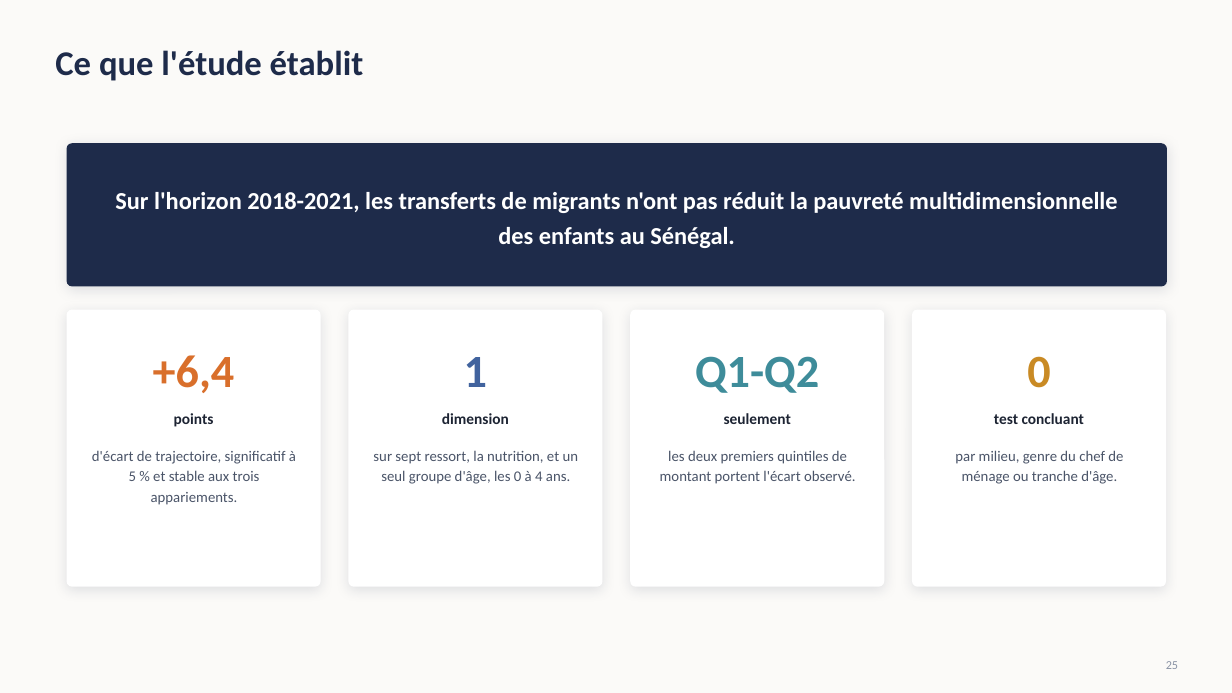
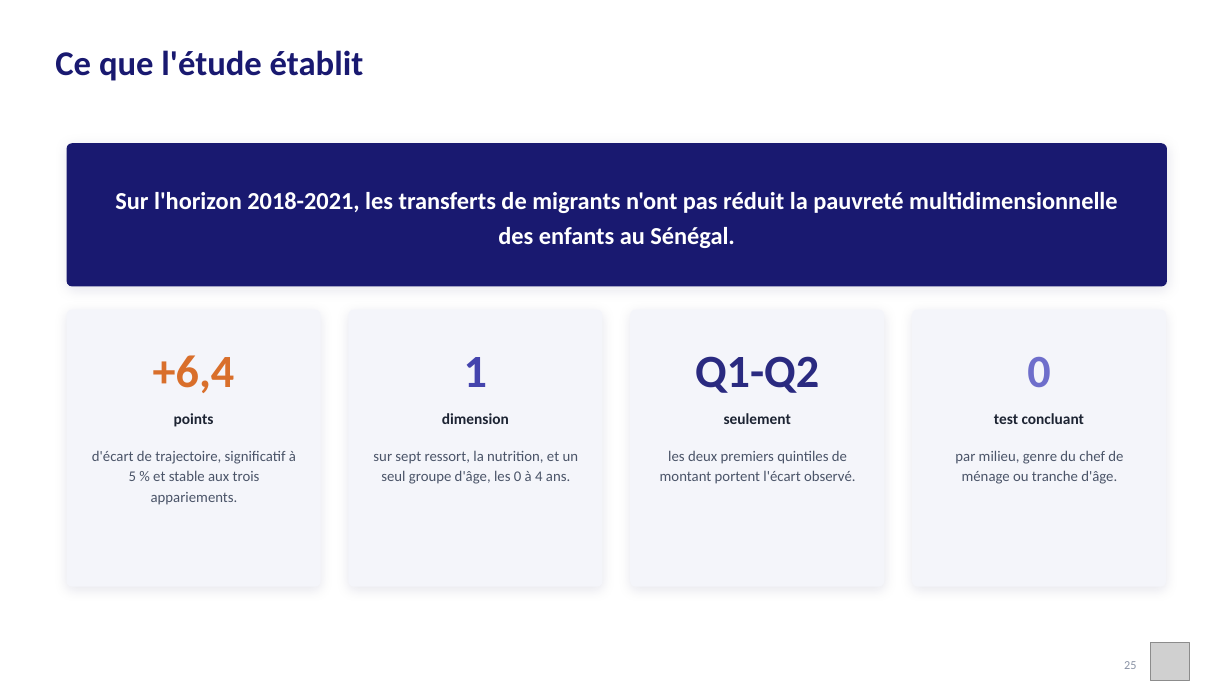
Before and after one commit to JODRAFF9/MEMOIRE, a slide deck: slide 25 of infographie/presentation_infographique.pptx. Drawn at 1232x693 pixels with LibreOffice and Linux fonts; fonts in the diff are those of the drawing; grey boxes stand for pictures. Boxes give left, top, right and bottom in pixels: in the first picture for what was removed or moved away, otherwise in the second. Text is boxed around its words. In the diff, an @@ line names an element or a change of style, - is before the commit and + after.

```diff
--- a/infographie/presentation_infographique.pptx
+++ b/infographie/presentation_infographique.pptx
@@ background #FBFAF8 to #FFFFFF @@
@@ text "Ce que l'étude établit" at (55, 50, 364, 81): text colour #1E2B4A to #191970 @@
@@ rounded rectangle at (67, 143, 1167, 287): fill #1E2B4A to #191970; shadow changed @@
@@ fill #FFFFFF to #F4F5FA; shadow changed in 3 elements at (348, 310, 603, 587), (630, 310, 884, 587), (912, 310, 1166, 587) @@
@@ text "1" at (464, 357, 487, 387): text colour #41639E to #4444AD @@
@@ text "Q1-Q2" at (695, 356, 819, 393): text colour #3E8C9A to #2A2A80 @@
@@ text "0" at (1027, 357, 1050, 387): text colour #C98A24 to #6E6ECB @@
@@ text "25": place and size @@
-text "25" at (1166, 661, 1178, 669)
+text "25" at (1124, 661, 1136, 669)
@@ picture added at (1151, 642, 1189, 681) @@
```
Also in this commit, not shown: 26 other slides changed, 5 other files.
